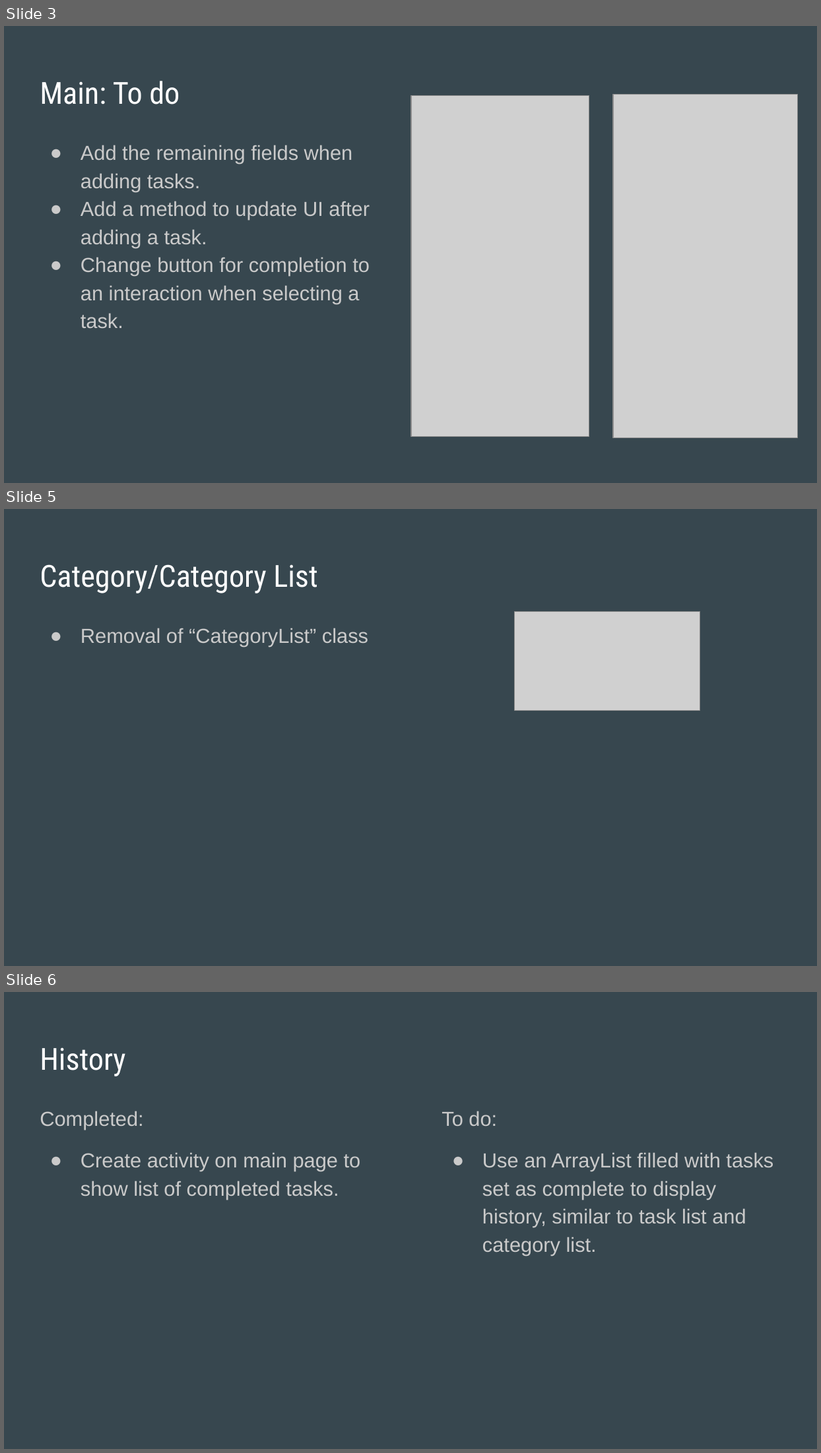
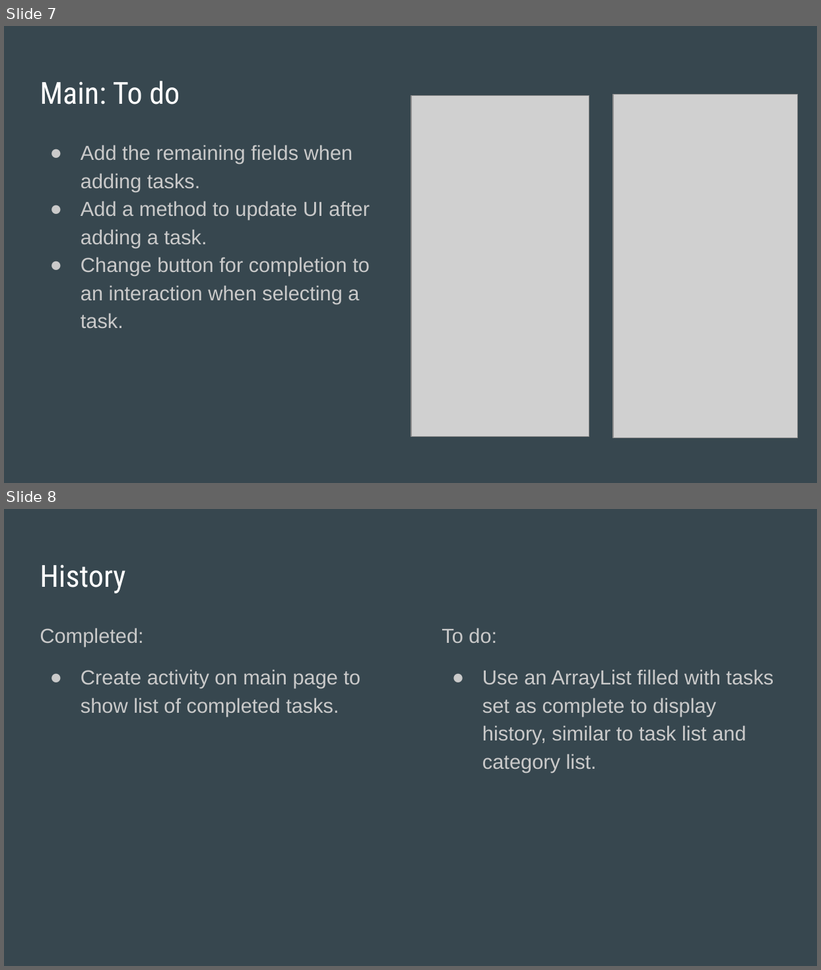
Before and after one commit to MatthewSpitzley/SimpleScheduler, a slide deck: documentation/Simple Scheduler Update Presentation.pptx. Shown one above the other, each under a label of ours: slides 3, 5 and 6 before the commit, slides 7 and 8 after it; the slides between them are not shown. The pictures are 821x1453 and 821x970 pixels, drawn with LibreOffice and Linux fonts; fonts in the diff are those of the drawing; grey boxes stand for pictures. Boxes give left, top, right and bottom in pixels: in the first picture for what was removed or moved away, otherwise in the second. Text is boxed around its words. In the diff, an @@ line names an element or a change of style, - is before the commit and + after.

```diff
--- a/documentation/Simple Scheduler Update Presentation.pptx
+++ b/documentation/Simple Scheduler Update Presentation.pptx
@@ slide 5 removed at <box>4,509,817,966</box>, background #37474F @@
@@ title removed at <box>40,564,318,593</box> @@
-Category/Category List
@@ picture removed at <box>515,611,700,711</box> @@
@@ text removed at <box>81,628,368,647</box> @@
-● Removal of “CategoryList” class
@@ what was slide 3 is now slide 7 @@
@@ what was slide 6 is now slide 8 @@
```
Also in this commit, not shown: 4 slides changed, 3 slides added, 2 other files.
